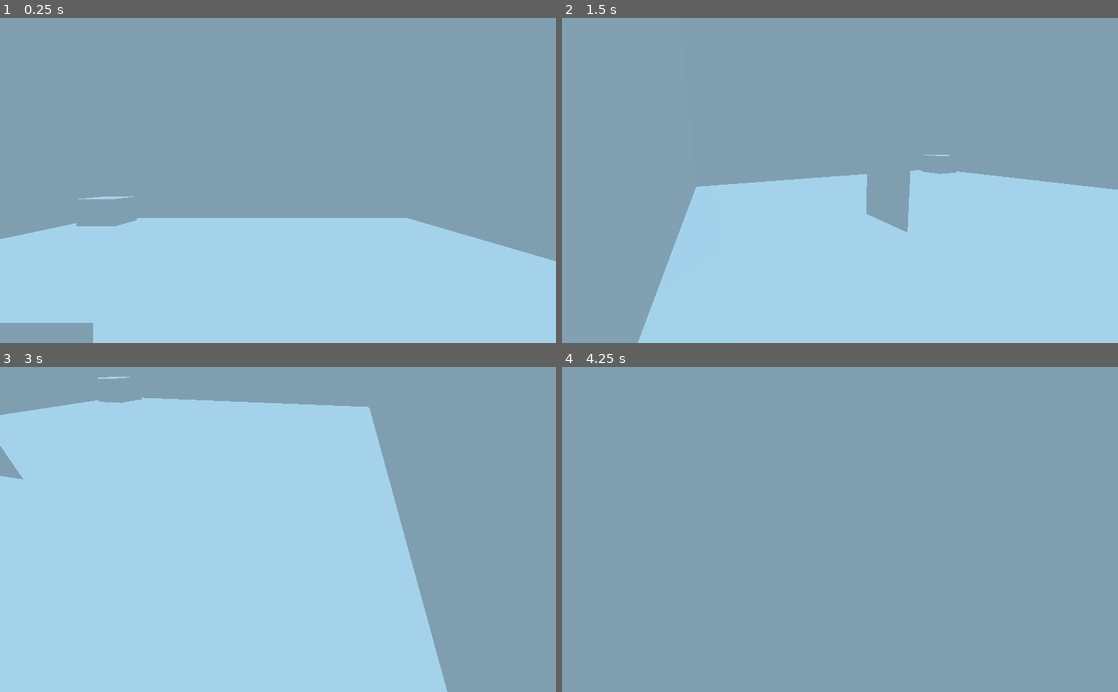
Above: before the commit, frames 1-4 (two rows, left to right).
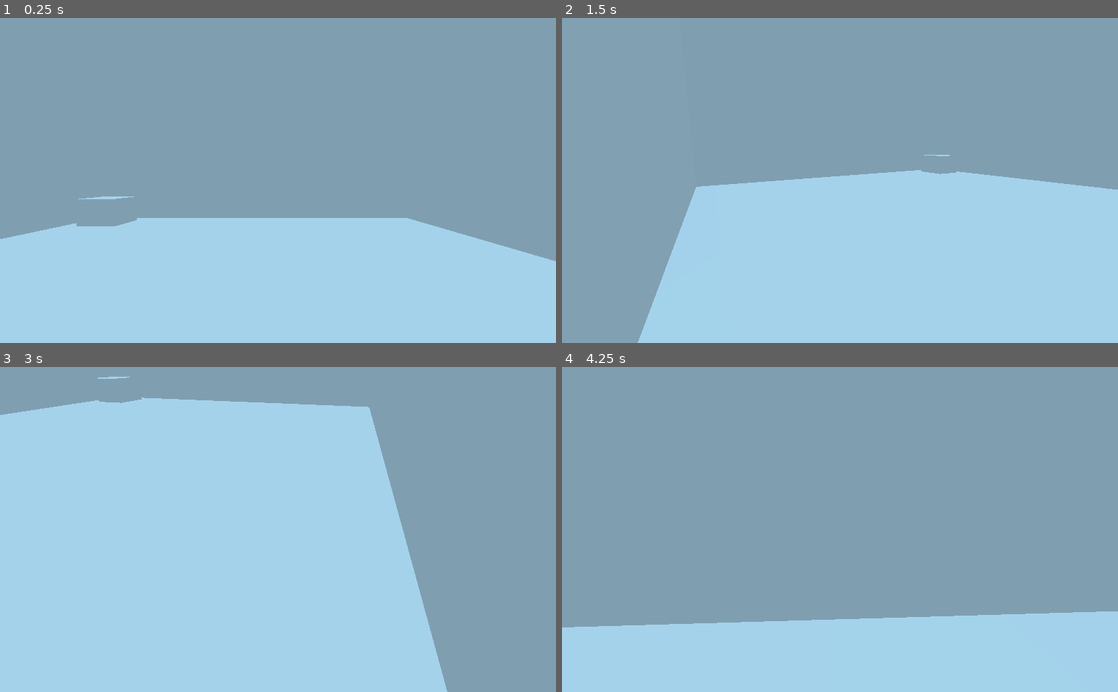
Above: after the commit, the same moments.

Repository: LivelyLiz/Godot-PortalTechdemo
Game: Godot game, scene res://Assets/Scenes/TeleportTest.tscn
The game is run twice, just before and just after one commit, with the same random seed, the same clock (stepped at 60 frames per second) and the same inputs.
Inputs (mouse positions are in pixels of both pictures, inside the frame that each line leads up to):
- Up to frame 1 (0.25 s): no input
- Up to frame 2 (1.5 s): tap Enter at 0.5 s; move the mouse to (962, 164) at 0.52 s; hold Right (ui_right) 0.53-1.28 s; move the mouse to (728, 196) at 1.27 s; hold Down (ui_down) from 1.28 s (still down)
- Up to frame 3 (3 s): move the mouse to (333, 458) at 2.02 s; release Down (ui_down) at 2.03 s; hold Right (ui_right) 2.03-2.78 s; tap Space at 2.75 s; move the mouse to (250, 594) at 2.77 s; hold Up (ui_up) from 2.78 s (still down)
- Up to frame 4 (4.25 s): move the mouse to (1006, 578) at 3.52 s; release Up (ui_up) at 3.53 s; hold Left (ui_left) from 3.53 s (still down)

The runs differ from the first frame. In frame 1, 1.0% of the frame differs, in the area x 0-17%, y 93-100%; in frame 2, 1.2%; in frame 3, 0.2%; in frame 4, 22%, in the area x 0-100%, y 75-100%.

Commit message:
teleport kind of works now

Diff:
--- a/project/Assets/Scenes/TeleportTest.tscn
+++ b/project/Assets/Scenes/TeleportTest.tscn
@@ -1,24 +1,28 @@
-[gd_scene load_steps=5 format=2]
+[gd_scene load_steps=6 format=2]
 
-[ext_resource path="res://Assets/Scenes/Room.tscn" type="PackedScene" id=1]
-[ext_resource path="res://Assets/Scenes/Player.tscn" type="PackedScene" id=2]
-[ext_resource path="res://Assets/Scenes/TeleportTestPlane.tscn" type="PackedScene" id=3]
-[ext_resource path="res://Assets/Scenes/Wall.tscn" type="PackedScene" id=4]
+[ext_resource path="res://Assets/Scripts/Main.gd" type="Script" id=1]
+[ext_resource path="res://Assets/Scenes/Room.tscn" type="PackedScene" id=2]
+[ext_resource path="res://Assets/Scenes/Player.tscn" type="PackedScene" id=3]
+[ext_resource path="res://Assets/Scenes/TeleportTestPlane.tscn" type="PackedScene" id=4]
+[ext_resource path="res://Assets/Scenes/Wall.tscn" type="PackedScene" id=5]
 
 [node name="Spatial" type="Spatial"]
+script = ExtResource( 1 )
 
-[node name="Room" parent="." instance=ExtResource( 1 )]
+[node name="Room" parent="." instance=ExtResource( 2 )]
 
-[node name="Player" parent="Room" instance=ExtResource( 2 )]
+[node name="Player" parent="Room" instance=ExtResource( 3 )]
 transform = Transform( 1, 0, 0, 0, 1, 0, 0, 0, 1, 1.58279, 0, 5.13049 )
 
-[node name="TeleportTestPlane" parent="Room" instance=ExtResource( 3 )]
-transform = Transform( 1, 0, 0, 0, 1, 0, 0, 0, 1, 0, 0, 4.39955 )
+[node name="TeleportTestPlane" parent="Room" instance=ExtResource( 4 )]
+transform = Transform( 1.19249e-008, 0, -1, 0, 1, 0, 1, 0, 1.19249e-008, 0, 0, 4 )
 node = NodePath("../TeleportTestPlane2")
+teleportationDist = 1.0
 
-[node name="TeleportTestPlane2" parent="Room" instance=ExtResource( 3 )]
-transform = Transform( -0.527664, 0, -0.849453, 0, 1, 0, 0.849453, 0, -0.527664, -2.62836, 0, -1.63269 )
+[node name="TeleportTestPlane2" parent="Room" instance=ExtResource( 4 )]
+transform = Transform( -4.37114e-008, 0, -1, 0, 1, 0, 1, 0, -4.37114e-008, 7, 0, 4 )
 node = NodePath("../TeleportTestPlane")
+teleportationDist = 1.0
 
-[node name="Wall" parent="Room" instance=ExtResource( 4 )]
+[node name="Wall" parent="Room" instance=ExtResource( 5 )]
 transform = Transform( 1, 0, 0, 0, 1, 0, 0, 0, 1, -8.13227, 0.459894, -8.23309 )
--- a/project/Assets/Scenes/TeleportTestPlane.gd
+++ b/project/Assets/Scenes/TeleportTestPlane.gd
@@ -1,8 +1,4 @@
 extends Spatial
-
-# Declare member variables here. Examples:
-# var a = 2
-# var b = "text"
 
 export(NodePath) var node = null setget set_node_path
 var _exit_portal : Spatial = null
@@ -10,6 +6,7 @@
 export(float) var teleportationDist = 0.001
 
 var _player : Spatial = null
+var _portalShape : BoxShape = null
 var _prev_locPlayerPos : Vector3 = Vector3()
 
 func set_node_path(path):
@@ -35,28 +32,68 @@
 	if(_player == null):
 		print("No player")
 		set_physics_process(false)
+	find_shape()
 
+#find the player in the scene
 func find_player():
 	_player = get_tree().get_root().find_node("Player", true, false)
-	print(get_tree().get_root().print_tree_pretty())
+
+#find the portal area's shape
+func find_shape():
+	_portalShape = $Area/CollisionShape.shape as BoxShape
 
 func _physics_process(delta):
 	if(checkTeleportArea()):
 		teleport(_player)
 
+#Check if a teleport needs to occur
 func checkTeleportArea():
 	var curr_locPlayerPos : Vector3 = to_local(_player.global_transform.origin)
-	if(curr_locPlayerPos.z < 0 && _prev_locPlayerPos.z > 0):
+	if(canTeleport(curr_locPlayerPos)):
+		print("prev local %", _prev_locPlayerPos)
+		_prev_locPlayerPos = curr_locPlayerPos
 		return true
 	else:
 		_prev_locPlayerPos = curr_locPlayerPos
 		return false
 
+#Can the player teleport?
+#pos: position in this portals local space
+func canTeleport(pos : Vector3):
+	return pos.z < 0 \
+		&& pos.z > -teleportationDist \
+		&& _prev_locPlayerPos.z > 0 \
+		&& abs(pos.x) <= _portalShape.extents.x \
+		&& pos.y >= 0 && pos.y <= 2 * _portalShape.extents.y
+
+#teleport player from this portal to the exit portal
 func teleport(targetObject : Spatial):
 
+	var targetObjRot : Spatial = targetObject.find_node("Body").find_node("Head") #need head for rotation
+
+	#local position for this portal
 	var tO_this_locPos : Vector3 = to_local(targetObject.global_transform.origin)
 
+	#exit position
 	var tO_exit_locPos : Vector3 = tO_this_locPos
-	tO_exit_locPos.x = -tO_exit_locPos.x
+	tO_exit_locPos.x = -tO_exit_locPos.x #flip x axis -> exit on the same relative spot
+	tO_exit_locPos.z = -tO_exit_locPos.z #flip z axis -> move in front of the portal
 
+	#rotation based on
+	var locRot : float = acos(clamp(targetObjRot.global_transform.basis.z.dot(global_transform.basis.z), -1, 1))
+	if(targetObjRot.global_transform.basis.z.dot(global_transform.basis.x) < 0):
+		locRot = 2*PI - locRot
+
+	var tO_this_locRot : Basis = Basis(Quat(Vector3(0, 1, 0), locRot))
+	var y180_rot : Basis = (Quat(Vector3(0,1,0), PI))
+	var newBasis : Basis = y180_rot * tO_this_locRot * _exit_portal.global_transform.basis
+	newBasis = newBasis.orthonormalized()
+
+	targetObject.velocity = newBasis * targetObject.velocity #avoid the kinematic body to accidentally go back into the exit portal
+
+	print("curr local %", tO_this_locPos)
+	print("exit local %", tO_exit_locPos)
+
+	#targetObject.global_transform.origin = _exit_portal.to_global(tO_exit_locPos)
 	targetObject.global_transform.origin = _exit_portal.to_global(tO_exit_locPos)
+	targetObjRot.global_transform.basis = newBasis
--- a/project/Assets/Scenes/TeleportTestPlane.tscn
+++ b/project/Assets/Scenes/TeleportTestPlane.tscn
@@ -20,4 +20,3 @@
 
 [node name="CollisionShape" type="CollisionShape" parent="Area"]
 shape = SubResource( 2 )
-[connection signal="area_entered" from="Area" to="." method="_on_enteredTeleportArea"]
